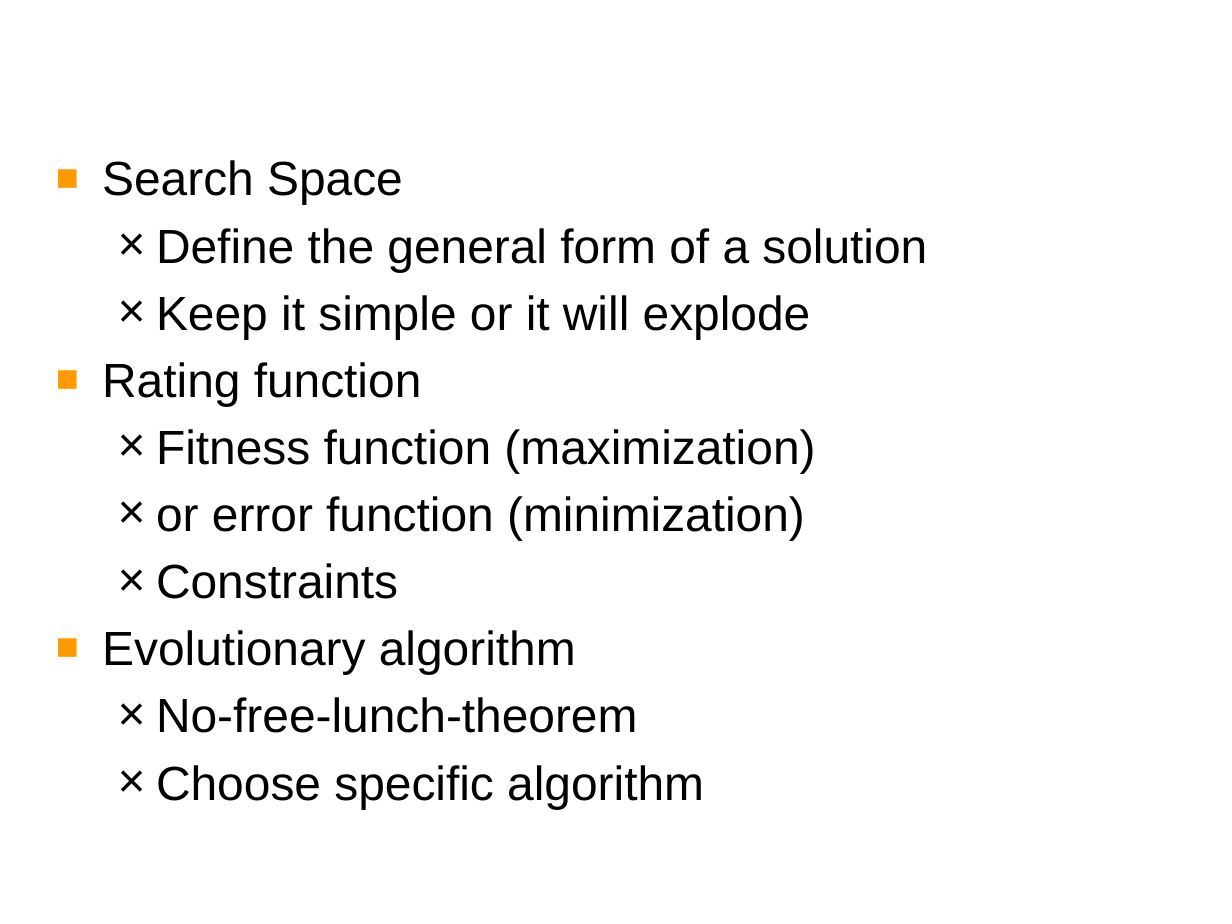
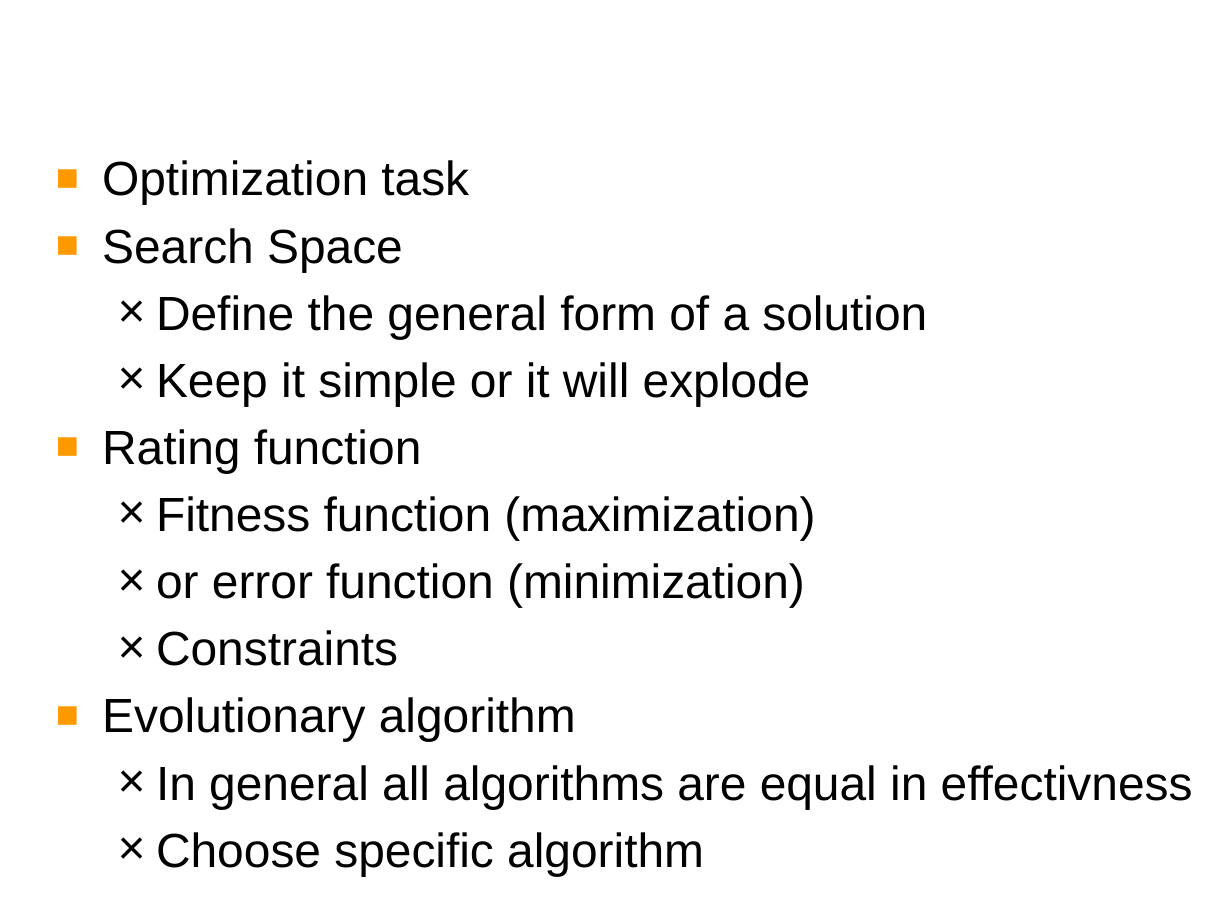
Before and after one commit to Daniel-Schembri/neural_networks, a slide deck: slide 10 of doc/documentation_graphic/files/presentation/presentation.pptx. Drawn at 1232x924 pixels with LibreOffice and Linux fonts; fonts in the diff are those of the drawing; background and template pictures are left out. Boxes give left, top, right and bottom in pixels: in the first picture for what was removed or moved away, otherwise in the second. Text is boxed around its words. In the diff, an @@ line names an element or a change of style, - is before the commit and + after.

```diff
--- a/doc/documentation_graphic/files/presentation/presentation.pptx
+++ b/doc/documentation_graphic/files/presentation/presentation.pptx
@@ text at <box>102,160,469,205</box>: paragraph added @@
+■ Optimization task
@@ text at <box>156,765,1193,809</box>: text changed @@
-  × No-free-lunch-theorem
+  × In general all algorithms are equal in effectivness
```
Also in this commit, not shown: 7 other slides changed, 5 slides added, 2 other files.
